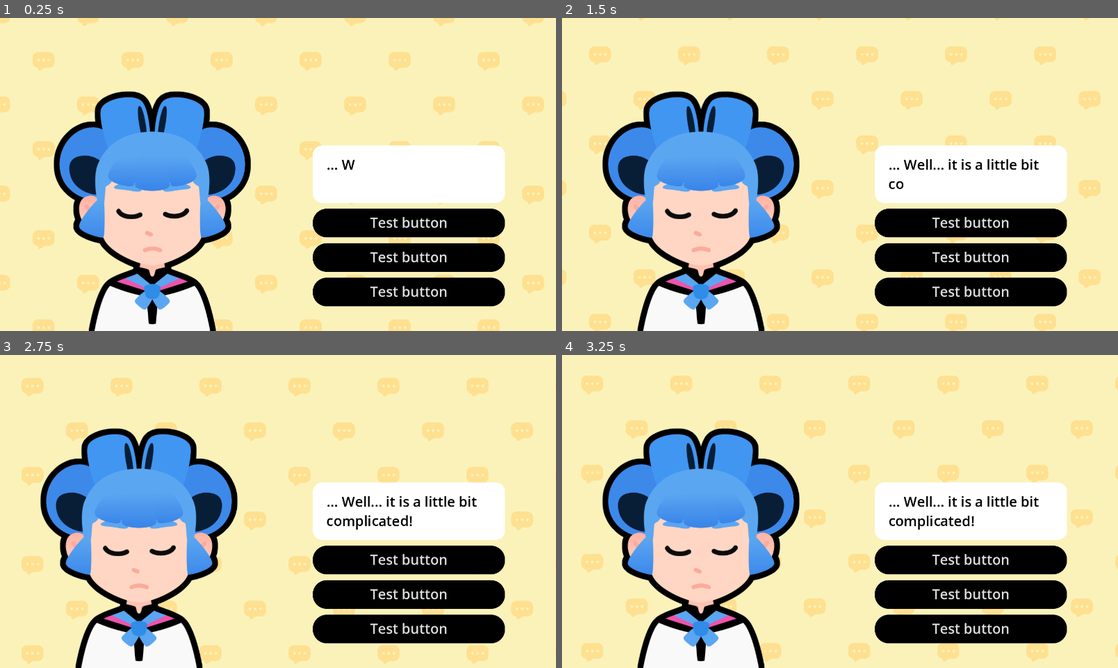
Above: before the commit, frames 1-4 (two rows, left to right).
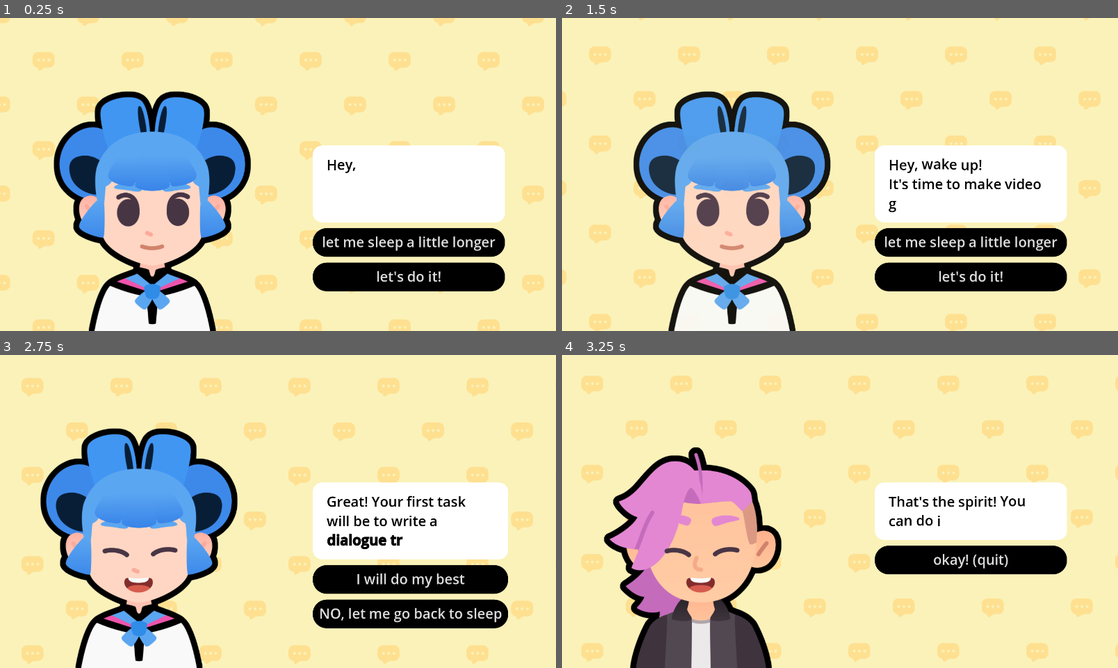
Above: after the commit, the same moments.

Repository: 127333hwy/M8-Start-a-dialogue
Game: Godot game, scene res://lessons/dialogue.tscn
Two runs of this game, one before a commit and one after it. Both use one fixed random seed, a clock stepped at 60 frames per second and the inputs below. The project has no main scene, so this scene is started directly. Sound files missing from this copy of the repository are replaced by a short silence.
Inputs (mouse positions are in pixels of both pictures, inside the frame that each line leads up to):
- Up to frame 1 (0.25 s): no input
- Up to frame 2 (1.5 s): click (973, 243) at 0.5 s, where only the run after the commit has a clickable "let me sleep a little longer"; click (995, 202) at 1.25 s, where only the run after the commit has a clickable "NO, really, let me go back to…"
- Up to frame 3 (2.75 s): click (411, 614) at 2 s, where only the run after the commit has a clickable "let's do it!"
- Up to frame 4 (3.25 s): click (973, 580) at 2.75 s, where only the run after the commit has a clickable "I will do my best"

The runs differ from the first frame. In frame 1, 8.1% of the frame differs, in the area x 20-91%, y 45-93%; in frame 2, 25%; in frame 3, 8.8%; in frame 4, 27%, in the area x 7-91%, y 23-100%.

Commit message:
completed M8L4

Diff:
--- a/lessons/dialogue.gd
+++ b/lessons/dialogue.gd
@@ -18,39 +18,38 @@
 var dialogue_items: Array[Dictionary] = [
 	{
 		"expression": expressions["regular"],
-		"text": "I've been learning about [wave]Arrays and Dictionaries[/wave]",
-		"character": bodies["sophia"]
+		"text": "[wave]Hey, wake up![/wave]\nIt's time to make video games.",
+		"character": bodies["sophia"],
+		"choices": {
+			"let me sleep a little longer": 2,
+			"let's do it!": 1,
+		}
 	},
 	{
-		"expression": expressions["regular"],
-		"text": "How has it been going?",
-		"character": bodies["pink"]
+		"expression": expressions["happy"],
+		"text": "Great! Your first task will be to write a [b]dialogue tree[/b].",
+		"character": bodies["sophia"],
+		"choices": {
+			"I will do my best": 3,
+			"NO, let me go back to sleep": 2,
+		}
 	},
 	{
 		"expression": expressions["sad"],
-		"text": "... Well... it is a little bit [shake]complicated[/shake]!",
-		"character": bodies["sophia"]
-	},
-	{
-		"expression": expressions["sad"],
-		"text": "Oh!",
-		"character": bodies["pink"]
-	},
-	{
-		"expression": expressions["regular"],
-		"text": "I believe in you!",
-		"character": bodies["pink"]
+		"text": "oh, come on! it will be fun.",
+		"character": bodies["pink"],
+		"choices": {
+			"NO, really, let me go back to sleep": 0,
+			"Alright, I'll try": 1,
+		}
 	},
 	{
 		"expression": expressions["happy"],
-		"text": "If you stick to it, you'll eventually make it!",
-		"character": bodies["pink"]
+		"text": "That's the spirit! [wave]You can do it![/wave]",
+		"character": bodies["pink"],
+		"choices": {"okay! (quit)":- 1},
 	},
-	{
-		"expression": expressions["happy"],
-		"text": "That's it! Let's [tornado freq=3.0][rainbow val=1.0]GOOOOOO!!![/rainbow][/tornado]",
-		"character": bodies["sophia"]
-	}
+
 ]
 
 ## UI element that shows the texts
@@ -66,7 +65,7 @@
 
 
 func _ready() -> void:
-	show_text(2)
+	show_text(0)
 
 
 
@@ -80,6 +79,7 @@
 	rich_text_label.text = current_item["text"]
 	expression.texture = current_item["expression"]
 	body.texture = current_item["character"]
+	create_buttons(current_item["choices"])
 
 	# We set the initial visible ratio to the text to 0, so we can change it in the tween
 	rich_text_label.visible_ratio = 0.0
@@ -115,3 +115,16 @@
 	slide_tween.tween_property(body, "position:x", 0, 0.3)
 	body.modulate.a = 0
 	slide_tween.parallel().tween_property(body, "modulate:a", 1, 0.2)
+
+func create_buttons(choices_data: Dictionary) -> void:
+	for button in action_buttons_v_box_container.get_children():
+		button.queue_free()
+	for choice_text in choices_data:
+		var button := Button.new()
+		action_buttons_v_box_container.add_child(button)
+		button.text = choice_text
+		var target_line_idx: int = choices_data[choice_text]
+		if target_line_idx == - 1:
+			button.pressed.connect(get_tree().quit)
+		else:
+			button.pressed.connect(show_text.bind(target_line_idx))
